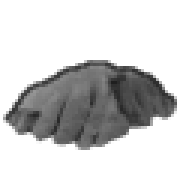
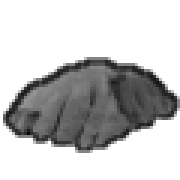
Layers edited between the first and the second 180×180 image:
painted on "line" over (3, 57, 180, 153)
